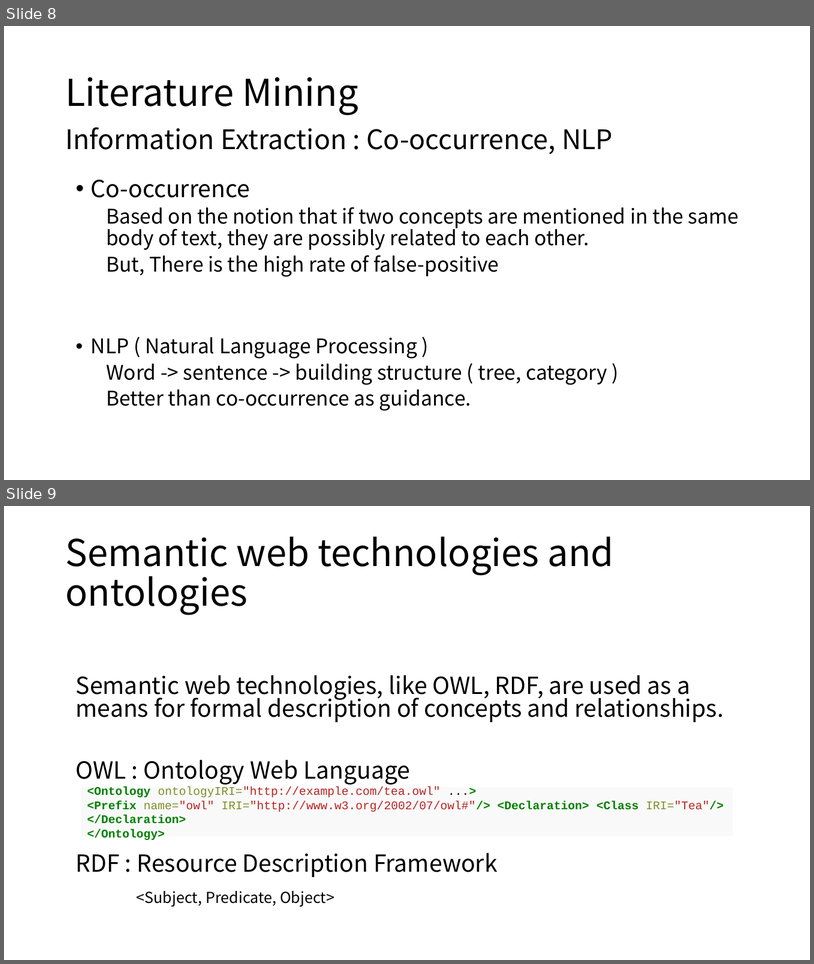
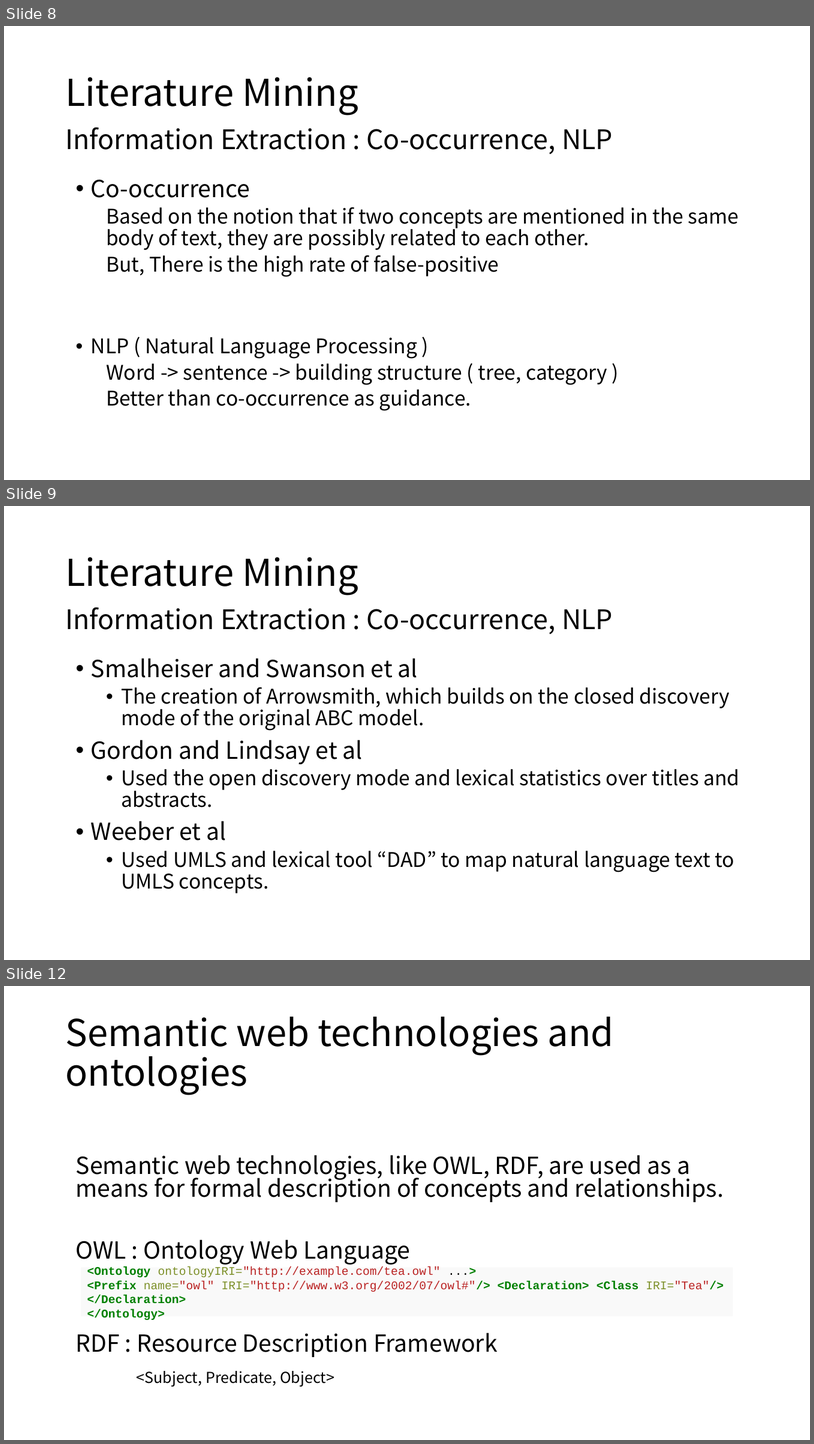
Before and after one commit to moklise/TIL, a slide deck: Review/[3] Literature mining, ontologies and information visualization for drug repurposing/Literature mining, ontologies and information visualization for.pptx. Shown one above the other, each under a label of ours: slides 8 and 9 before the commit, slides 8, 9 and 12 after it; the slides between them are not shown. The pictures are 814x964 and 814x1444 pixels, drawn with LibreOffice and Linux fonts; fonts in the diff are those of the drawing. Boxes give left, top, right and bottom in pixels: in the first picture for what was removed or moved away, otherwise in the second. Text is boxed around its words. In the diff, an @@ line names an element or a change of style, - is before the commit and + after.

Commit message:
[Publication Review] Literature mining, ontologies and information visualization for drug repurposing added PPT

```diff
--- a/Review/[3] Literature mining, ontologies and information visualization for drug repurposing/Literature mining, ontologies and information visualization for.pptx
+++ b/Review/[3] Literature mining, ontologies and information visualization for drug repurposing/Literature mining, ontologies and information visualization for.pptx
@@ slide 9 added at (4, 506, 810, 960), background #FFFFFF @@
@@ title added at (65, 557, 359, 595), 44 pt, text #000000 @@
+Literature Mining
@@ text added at (65, 607, 613, 634), 32 pt, text #000000 @@
+Information Extraction : Co-occurrence, NLP
@@ text added at (91, 658, 740, 893), 24 pt, text #000000 @@
+• Smalheiser and Swanson et al
+  • The creation of Arrowsmith, which builds on the closed discovery mode of the original ABC model.
+• Gordon and Lindsay et al
+  • Used the open discovery mode and lexical statistics over titles and abstracts.
+• Weeber et al
+  • Used UMLS and lexical tool “DAD” to map natural language text to UMLS concepts.
@@ what was slide 9 is now slide 12 @@
```
Also in this commit, not shown: 9 other slides added, 1 other file.
